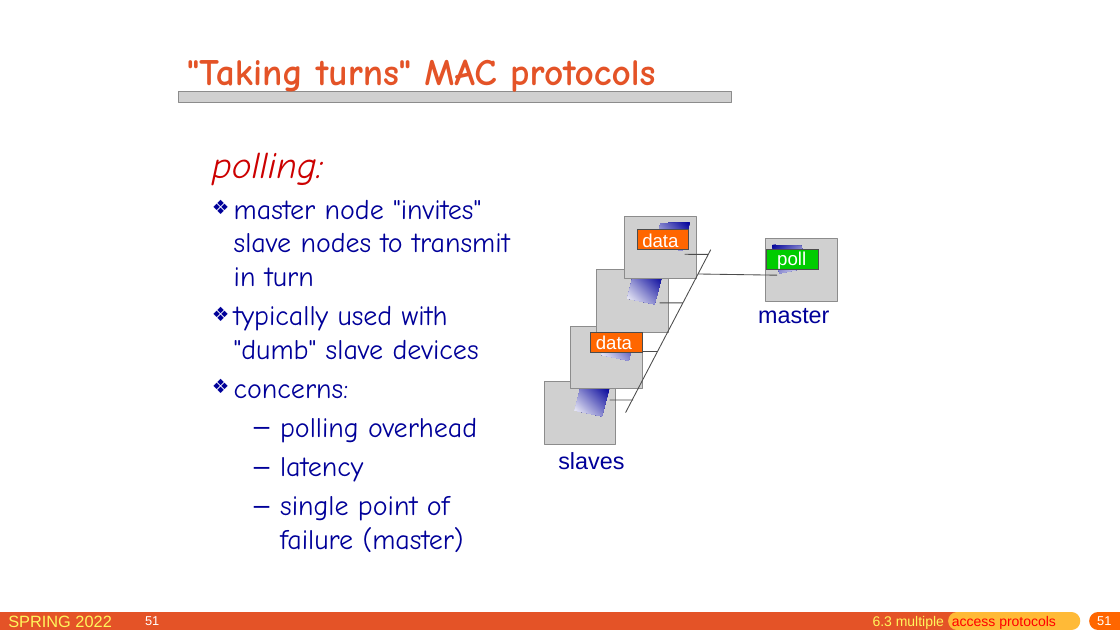
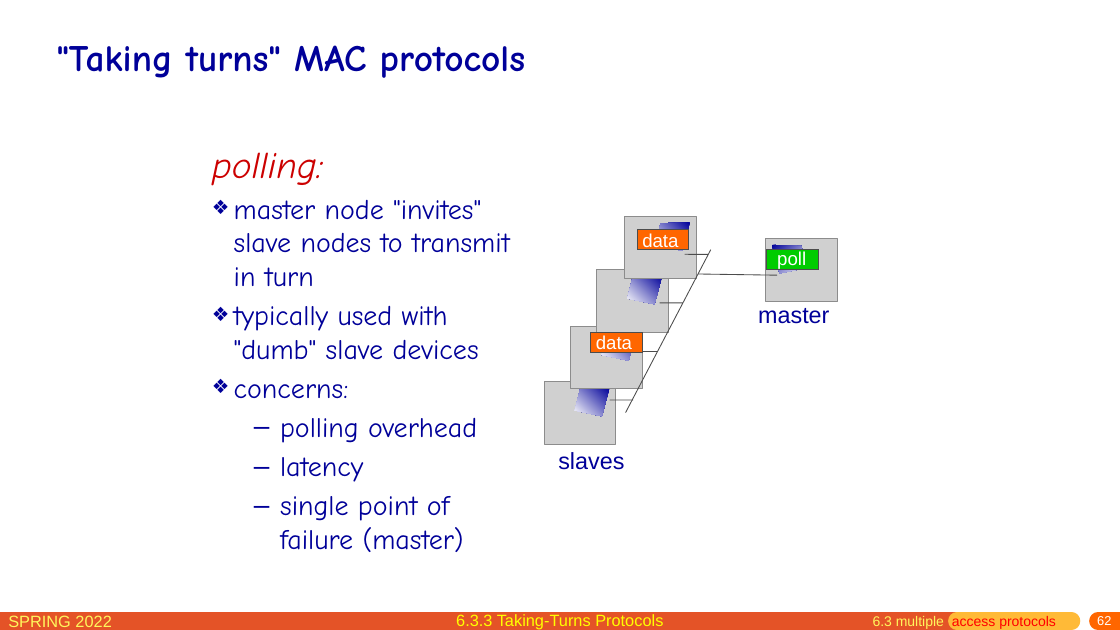
Before and after one commit to network-whu/slides, a slide deck: slide 62 of pptx/chapter6.pptx (slide 51 before the commit). Drawn at 1120x630 pixels with LibreOffice and Linux fonts; fonts in the diff are those of the drawing; grey boxes stand for pictures. Boxes give left, top, right and bottom in pixels: in the first picture for what was removed or moved away, otherwise in the second. Text is boxed around its words. In the diff, an @@ line names an element or a change of style, - is before the commit and + after.

```diff
--- a/pptx/chapter6.pptx
+++ b/pptx/chapter6.pptx
@@ title ""Taking turns" MAC protocols": place and size @@
-title ""Taking turns" MAC protocols" at bbox=[187, 59, 655, 97]
+title ""Taking turns" MAC protocols" at bbox=[57, 45, 525, 78]
@@ title ""Taking turns" MAC protocols" at bbox=[57, 45, 525, 78]: text colour #E45327 to #000099 @@
@@ picture removed at bbox=[179, 92, 733, 103] @@
@@ page number removed at bbox=[145, 616, 159, 625] @@
-51
@@ text added at bbox=[456, 614, 663, 630], 14 pt, text #FFFF00 @@
+6.3.3 Taking-Turns Protocols
@@ page number at bbox=[1097, 616, 1111, 625]: text changed @@
-51
+62
```
Also in this commit, not shown: 116 other slides changed, 28 slides added, 1 other file.
